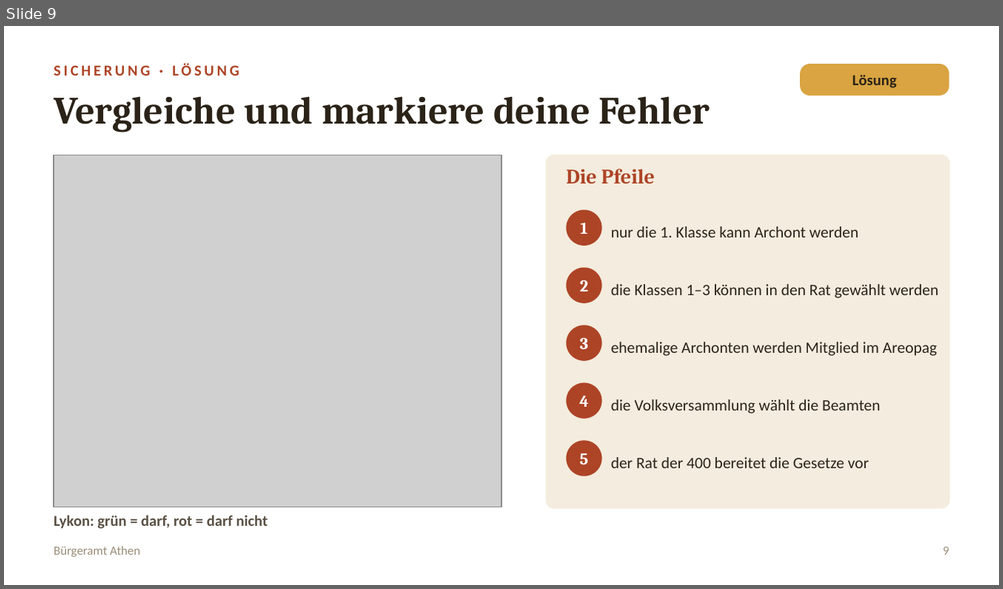
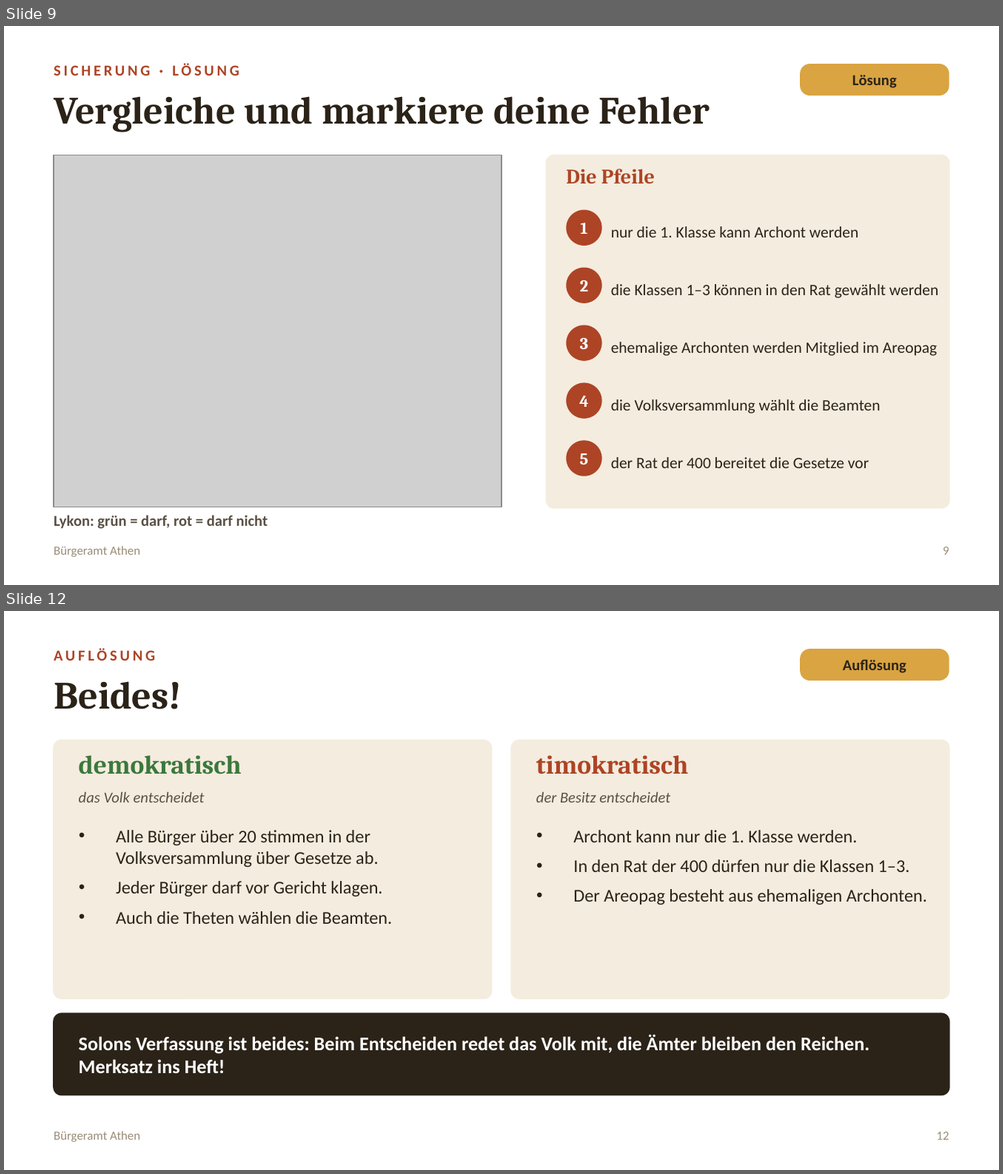
Before and after one commit to golzkonstantin-gif/Schule, a slide deck: Geschichte_11/Stunde_Buergeramt_Athen/Folien_Buergeramt_Athen.pptx. Shown one above the other, each under a label of ours: slide 9 before the commit, slides 9 and 12 after it; the slides between them are not shown. The pictures are 1003x589 and 1003x1174 pixels, drawn with LibreOffice and Linux fonts; fonts in the diff are those of the drawing; grey boxes stand for pictures. Boxes give left, top, right and bottom in pixels: in the first picture for what was removed or moved away, otherwise in the second. Text is boxed around its words. In the diff, an @@ line names an element or a change of style, - is before the commit and + after.

```diff
--- a/Geschichte_11/Stunde_Buergeramt_Athen/Folien_Buergeramt_Athen.pptx
+++ b/Geschichte_11/Stunde_Buergeramt_Athen/Folien_Buergeramt_Athen.pptx
@@ slide 12 added at (4, 611, 999, 1170), background #FFFFFF @@
@@ text added at (54, 648, 155, 661), 11 pt, text #AD4426, bold @@
+AUFLÖSUNG
@@ rounded rectangle added at (800, 649, 949, 681), fill #D9A441, 11 pt, text #2B2318, bold @@
+Auflösung
@@ text added at (54, 681, 182, 709), 28 pt, text #2B2318, bold @@
+Beides!
@@ rounded rectangle added at (54, 741, 492, 999), fill #F4ECDE, outline #F4ECDE 1 pt @@
@@ rounded rectangle added at (511, 741, 949, 999), fill #F4ECDE, outline #F4ECDE 1 pt @@
@@ text added at (79, 755, 242, 775), 19 pt, text #3C783C, bold @@
+demokratisch
@@ text added at (536, 755, 688, 775), 19 pt, text #AD4426, bold @@
+timokratisch
@@ text added at (79, 792, 205, 803), 11 pt, text #5A5044, italic @@
+das Volk entscheidet
@@ text added at (536, 792, 670, 803), 11 pt, text #5A5044, italic @@
+der Besitz entscheidet
@@ text added at (116, 830, 392, 924), 13 pt, text #2B2318 @@
+• Alle Bürger über 20 stimmen in der Volksversammlung über Gesetze ab.
+• Jeder Bürger darf vor Gericht klagen.
+• Auch die Theten wählen die Beamten.
@@ text added at (573, 830, 927, 905), 13 pt, text #2B2318 @@
+• Archont kann nur die 1. Klasse werden.
+• In den Rat der 400 dürfen nur die Klassen 1–3.
+• Der Areopag besteht aus ehemaligen Archonten.
@@ rounded rectangle added at (54, 1014, 949, 1096), fill #2B2318, outline #2B2318 1 pt @@
@@ text added at (79, 1034, 869, 1073), 14 pt, text #FFFFFF, bold @@
+Solons Verfassung ist beides: Beim Entscheiden redet das Volk mit, die Ämter bleiben den Reichen. Merksatz ins Heft!
@@ text added at (54, 1131, 140, 1142), 9 pt, text #998C77 @@
+Bürgeramt Athen
@@ text added at (936, 1132, 949, 1140), 9 pt, text #998C77 @@
+12
```
Also in this commit, not shown: 7 other slides added, 2 other files.
